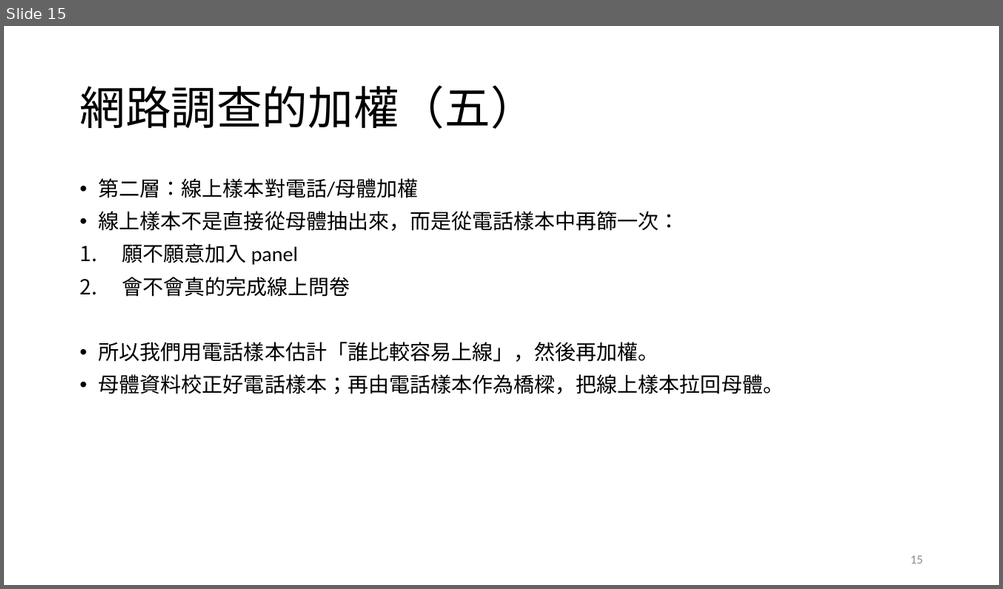
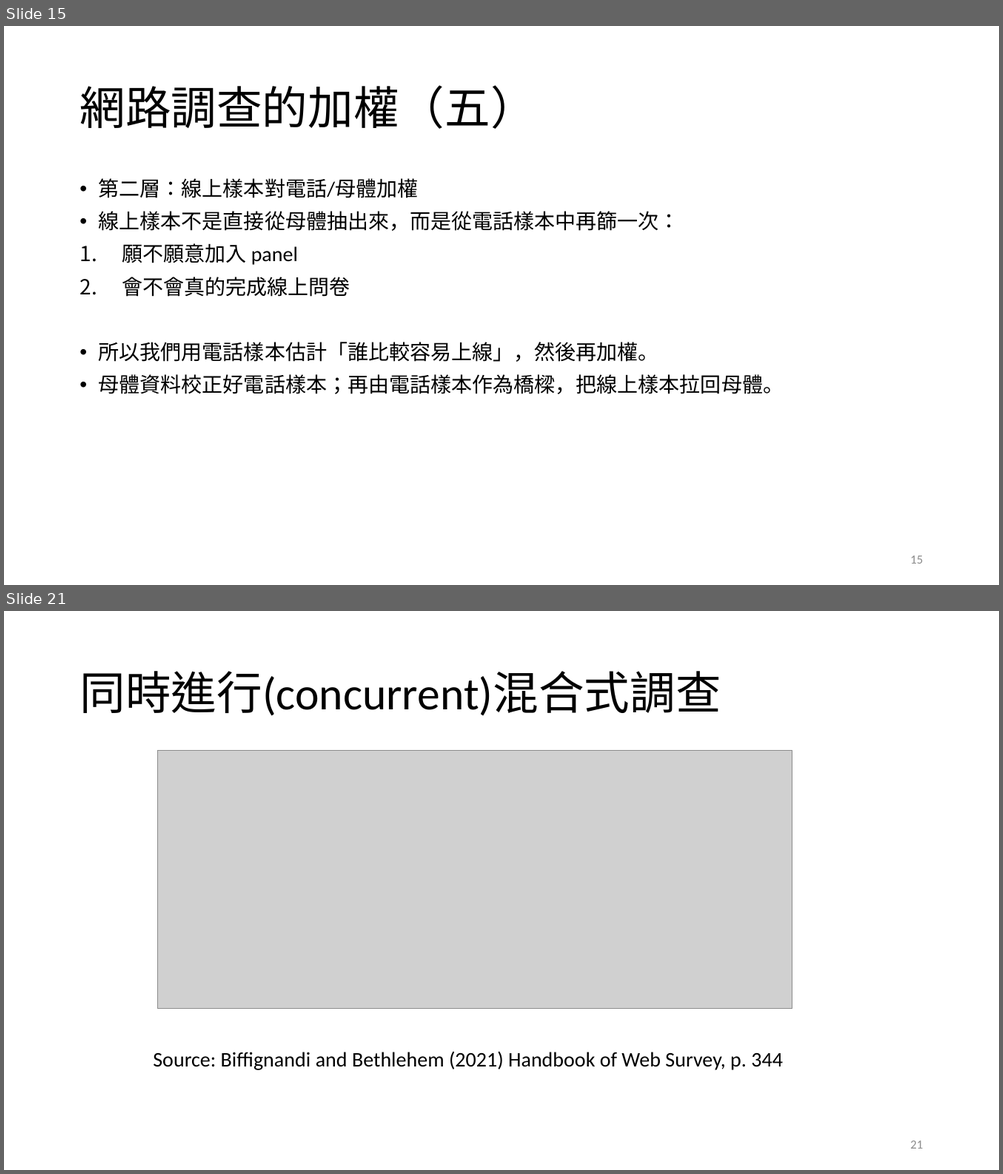
Before and after one commit to TsaiChiahung/PublicOpinion2026, a slide deck: 投影片/民意與調查Week4.pptx. Shown one above the other, each under a label of ours: slide 15 before the commit, slides 15 and 21 after it; the slides between them are not shown. The pictures are 1003x589 and 1003x1174 pixels, drawn with LibreOffice and Linux fonts; fonts in the diff are those of the drawing; grey boxes stand for pictures. Boxes give left, top, right and bottom in pixels: in the first picture for what was removed or moved away, otherwise in the second. Text is boxed around its words. In the diff, an @@ line names an element or a change of style, - is before the commit and + after.

```diff
--- a/投影片/民意與調查Week4.pptx
+++ b/投影片/民意與調查Week4.pptx
@@ slide 21 added at bbox=[4, 611, 999, 1170], background #FFFFFF @@
@@ title added at bbox=[79, 671, 720, 716], 44 pt, text #000000 @@
+同時進行(concurrent)混合式調查
@@ picture added at bbox=[158, 752, 792, 1009] @@
@@ text added at bbox=[153, 1051, 782, 1071], 20 pt, text #000000 @@
+Source: Biffignandi and Bethlehem (2021) Handbook of Web Survey, p. 344
@@ page number added at bbox=[910, 1141, 922, 1149], 12 pt, text #8C8C8C @@
+21
```
Also in this commit, not shown: 4 slides changed, 5 other slides added, 1 other file.
